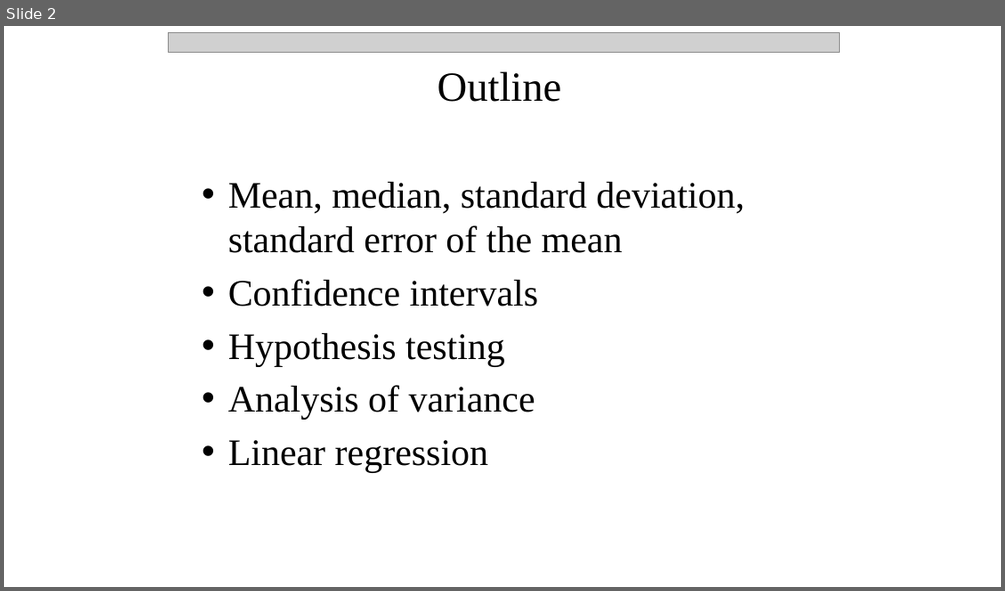
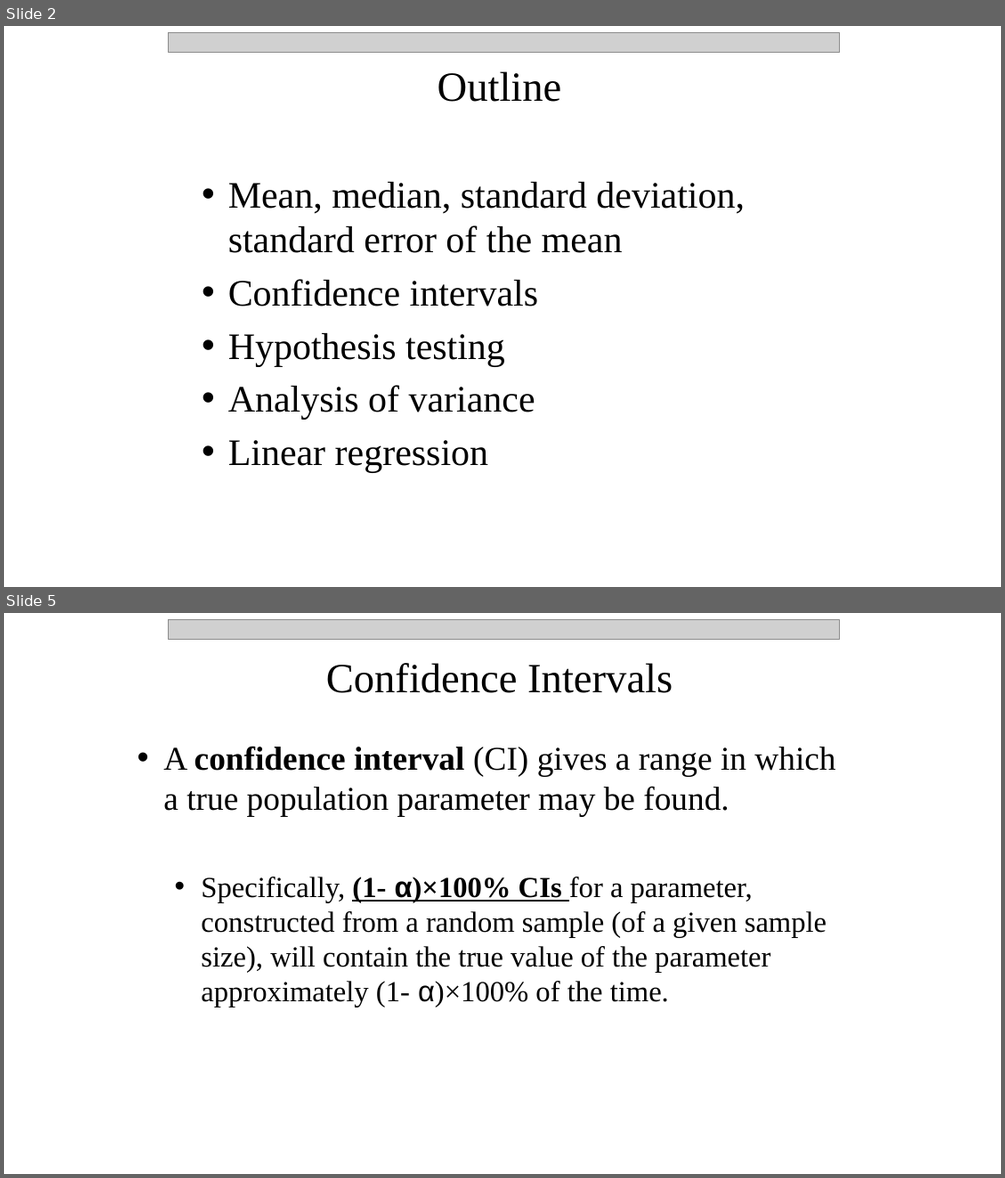
Before and after one commit to npetraco/workshop21, a slide deck: notes/day_2.pptx. Shown one above the other, each under a label of ours: slide 2 before the commit, slides 2 and 5 after it; the slides between them are not shown. The pictures are 1005x591 and 1005x1178 pixels, drawn with LibreOffice and Linux fonts; fonts in the diff are those of the drawing; grey boxes stand for pictures. Boxes give left, top, right and bottom in pixels: in the first picture for what was removed or moved away, otherwise in the second. Text is boxed around its words. In the diff, an @@ line names an element or a change of style, - is before the commit and + after.

```diff
--- a/notes/day_2.pptx
+++ b/notes/day_2.pptx
@@ slide 5 added at (x1=4, y1=613, x2=1001, y2=1174), background #FFFFFF @@
@@ picture added at (x1=169, y1=619, x2=840, y2=639) @@
@@ text added at (x1=326, y1=663, x2=672, y2=693), 40 pt, text #000000 @@
+Confidence Intervals
@@ text added at (x1=163, y1=746, x2=835, y2=1007), 28 pt, text #000000 @@
+• A confidence interval (CI) gives a range in which a true population parameter may be found.
+  • Specifically, (1- α)×100% CIs for a parameter, constructed from a random sample (of a given sample size), will contain the true value of the parameter approximately (1- α)×100% of the time.
```
Also in this commit, not shown: 1 slide changed, 4 other slides added.
